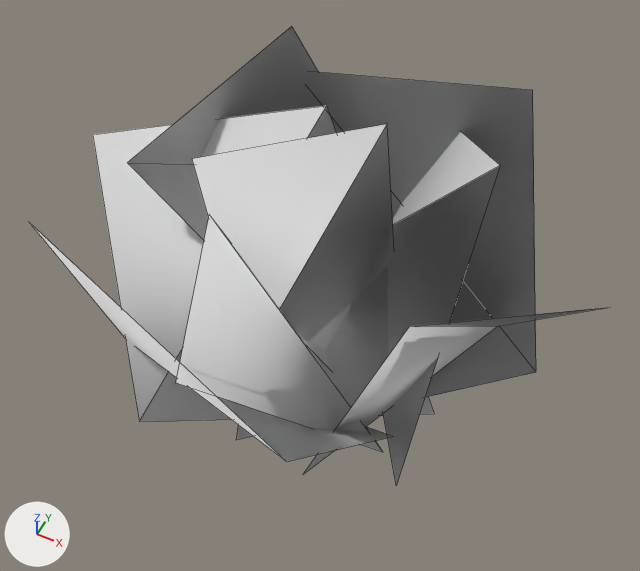
Before and after pictures for a commit that changed the FBX model Assets/NatureManufacture Assets/Foliage Trial/Models/Trial_forest_heather.fbx.
Camera for both pictures: a camera (50 mm lens) standing at (0.263, -0.544, 0.797) and looking at (-0.001, -0.016, 0.138). The lights are fixed; the arrows at lower left show +X, +Y and +Z. Mesh edges are drawn as thin lines. Where no turn or scale is listed for an object, it has been applied to the vertices.

In view in the first picture: 'unity_grass_forest_heather_01'.
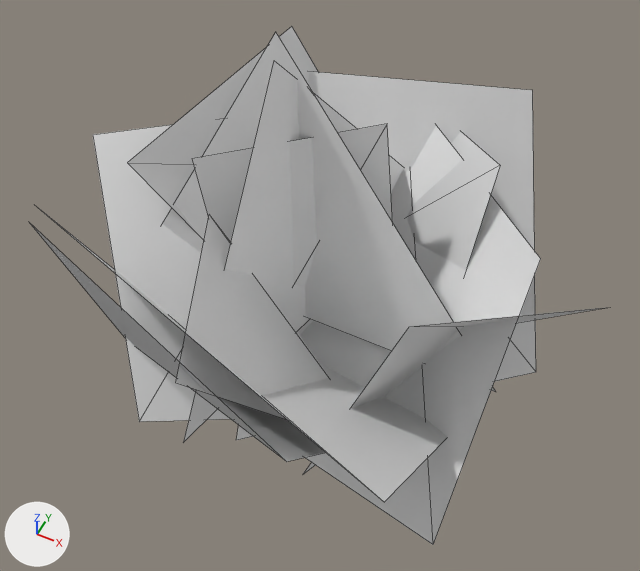
What differs and where, as boxes (x1, y1, x2, y2) in the pictures (640 x 571 px; the box of a moved part takes in the faces that stretch with it):
'SM_forest_heather_01_LOD1', added: after (36, 32, 541, 545)
part 1 of me_mesh_002, moved or reshaped: before (139, 106, 500, 486); after (139, 125, 500, 473)

What changed in the scene script:
```text
Change me_mesh_002:
    where me_mesh_002.from_pydata(...)  # 32 vertices, 16 faces; spans x -0.29..0.265, y -0.256..0.222, z -0.116..0.319
    used by ob_unity_grass_forest_heather_01; location = (0.0, 0.0, 0.0)
    me_mesh_002 part 1
    5 faces are deleted
    5 new faces join them
Add me_mesh_001:
    me_mesh_001.from_pydata([(0.191, -0.166, 0.024), (-0.21, -0.046, -0.065), (-0.178, -0.177, 0.308), (0.168, -0.251, 0.228), (-0.037, -0.025, 0.395), (0.2, -0.013, 0.268), (-0.017, 0.224, 0.218), (-0.246, -0.016, 0.016), (0.173, 0.064, -0.046), (-0.054, -0.199, 0.07), (0.04, 0.209, 0.093), (0.195, -0.032, 0.1), (-0.223, -0.012, 0.077), (-0.049, 0.001, 0.401)], [], [(0, 1, 6), (6, 5, 0), (7, 8, 3), (3, 2, 7), (10, 9, 4), (11, 12, 13)])
    me_mesh_001.materials.append(mat_m_forest_heather_01)  # white #e7e7e7
Add ob_sm_forest_heather_01_lod1:
    ob_sm_forest_heather_01_lod1 = bpy.data.objects.new('SM_forest_heather_01_LOD1', me_mesh_001)
    ob_sm_forest_heather_01_lod1.location = (0.0, 0.0, 0.0)
```
